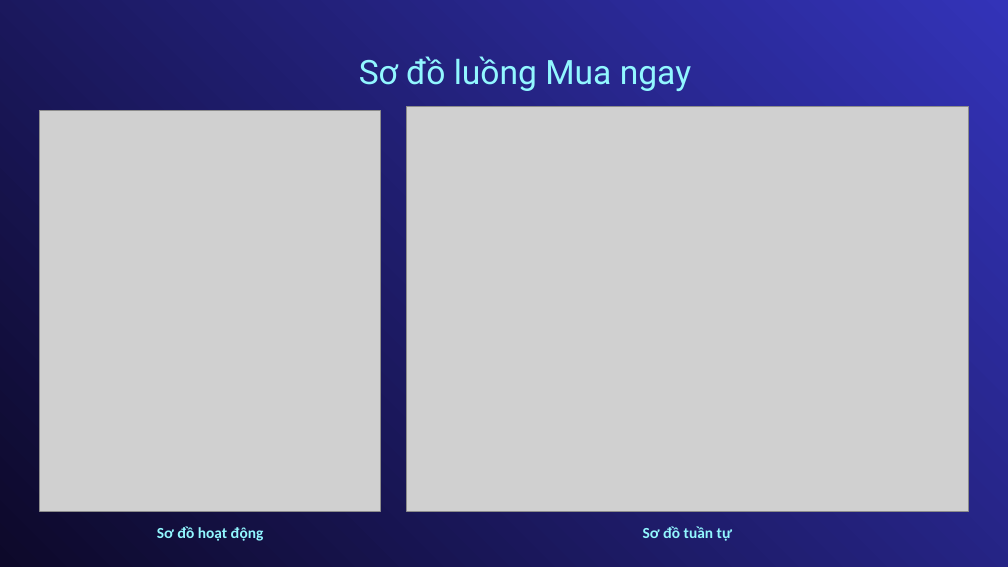
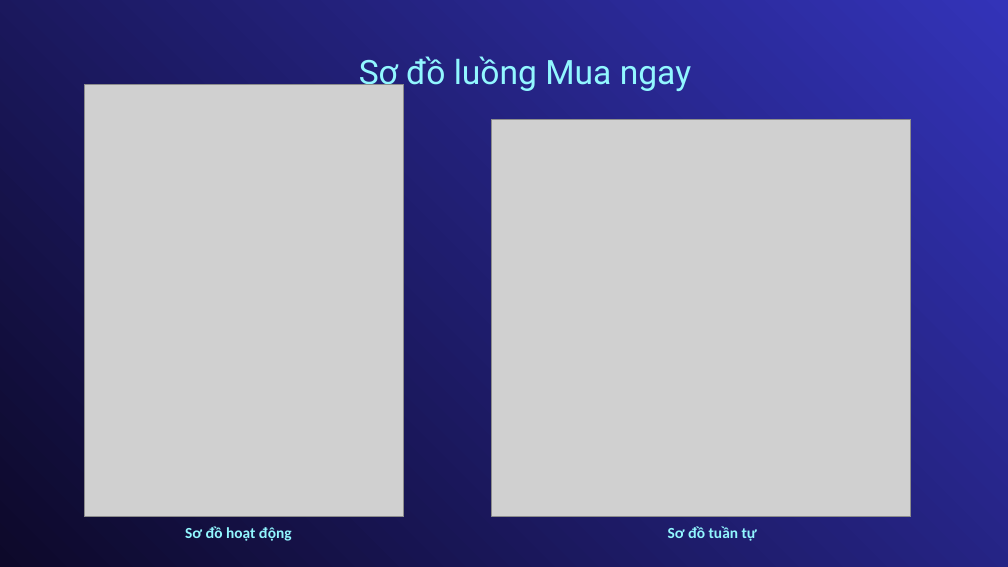
Before and after one commit to truongtonguyen/tn-da22ttb-110122127-truongnguyentonguyen-htquanlydaugiamathangdientu, a slide deck: slide 11 of docs/110122127-TruongNguyenToNguyen-Báo cáo-Khóa luận TN.pptx (slide 12 before the commit). Drawn at 1008x567 pixels with LibreOffice and Linux fonts; fonts in the diff are those of the drawing; grey boxes stand for pictures. Boxes give left, top, right and bottom in pixels: in the first picture for what was removed or moved away, otherwise in the second. Text is boxed around its words. In the diff, an @@ line names an element or a change of style, - is before the commit and + after.

```diff
--- a/docs/110122127-TruongNguyenToNguyen-Báo cáo-Khóa luận TN.pptx
+++ b/docs/110122127-TruongNguyenToNguyen-Báo cáo-Khóa luận TN.pptx
@@ picture: place and size @@
-picture at [39, 111, 380, 511]
+picture at [84, 85, 403, 517]
@@ picture: place and size @@
-picture at [406, 106, 968, 511]
+picture at [492, 119, 911, 516]
@@ text "Sơ đồ hoạt động": place and size @@
-text "Sơ đồ hoạt động" at [157, 526, 264, 541]
+text "Sơ đồ hoạt động" at [185, 526, 292, 541]
@@ text "Sơ đồ tuần tự": place and size @@
-text "Sơ đồ tuần tự" at [643, 526, 732, 541]
+text "Sơ đồ tuần tự" at [668, 526, 757, 541]
```
Also in this commit, not shown: 10 other slides changed, 1 slide removed, 54 other files.
